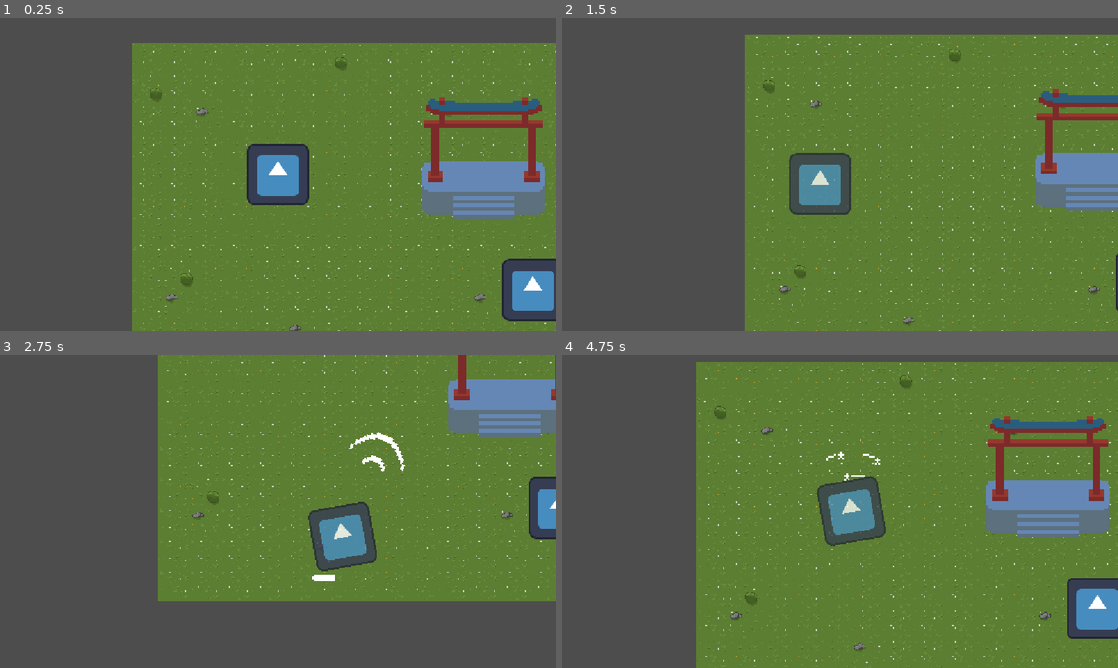
Above: before the commit, frames 1-4 (two rows, left to right).
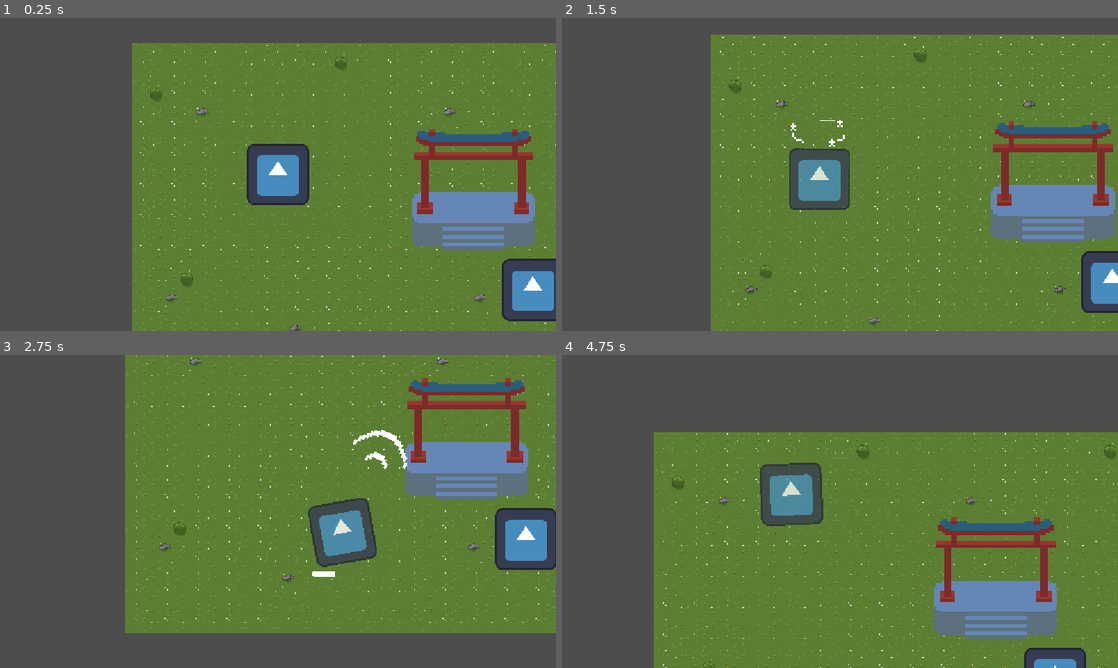
Above: after the commit, the same moments.

Repository: CplCanuck/mru-hacks-2026
Game: Godot game, scene res://assets/scenes/main.tscn
The game is run twice, just before and just after one commit, with the same random seed, the same clock (stepped at 60 frames per second) and the same inputs. The engine's default icon, where the game draws it, is replaced by a stand-in: a white triangle on a blue panel in a dark square. Sound files missing from this copy of the repository are replaced by a short silence.
Inputs (mouse positions are in pixels of both pictures, inside the frame that each line leads up to):
- Up to frame 1 (0.25 s): no input
- Up to frame 2 (1.5 s): tap Enter at 0.5 s; move the mouse to (962, 158) at 0.52 s; hold D (right) 0.53-1.28 s; tap F (interact) at 0.6 s; tap R (test, bound only after the commit) at 0.8, 1.35 s; move the mouse to (728, 190) at 1.27 s; hold S (down) from 1.28 s (still down)
- Up to frame 3 (2.75 s): tap F (interact) at 1.55 s; move the mouse to (333, 442) at 2.02 s; release S (down) at 2.03 s; hold D (right) from 2.03 s (still down); click (333, 442) at 2.1 s; tap R (test, bound only after the commit) at 2.3 s
- Up to frame 4 (4.75 s): move the mouse to (812, 574) at 2.77 s; release D (right) at 2.78 s; hold W (up) 2.78-3.53 s; tap F (interact) at 2.85, 4.35 s; move the mouse to (1006, 558) at 3.52 s; hold A (left) from 3.53 s (still down); tap R (test, bound only after the commit) at 3.6 s; move the mouse to (673, 464) at 4.27 s

The runs differ from the first frame. In frame 1, 8.7% of the frame differs, in the area x 74-98%, y 25-75%; in frame 2, 17%; in frame 3, 25%; in frame 4, 40%, in the area x 16-100%, y 2-100%.

Commit message:
Implement Generic Interact

Diff:
--- a/assets/objects/player.gd
+++ b/assets/objects/player.gd
@@ -25,7 +25,7 @@
 
 func _process(_delta: float) -> void:
 	# Change out for enemy hit once we have enemies
-	if Input.is_action_just_pressed("interact"):
+	if Input.is_action_just_pressed("test"):
 		handle_damage(global_position.direction_to(get_global_mouse_position()).normalized())
 
 	if is_invincible:
--- a/assets/objects/player.tscn
+++ b/assets/objects/player.tscn
@@ -190,6 +190,7 @@
 
 [node name="player" type="CharacterBody2D" unique_id=1106833625]
 collision_layer = 9
+collision_mask = 0
 script = ExtResource("1_5pvfp")
 
 [node name="CollisionShape2D" type="CollisionShape2D" parent="." unique_id=733966564]
@@ -240,6 +241,7 @@
 offset_bottom = 100.0
 texture_progress = ExtResource("4_6r1sy")
 script = ExtResource("4_jssbp")
+metadata/_edit_use_anchors_ = true
 
 [node name="Hurtbox" type="Area2D" parent="." unique_id=1777865291]
 collision_layer = 0
--- /dev/null
+++ b/assets/objects/shrine.gd
@@ -0,0 +1,32 @@
+extends Node2D
+
+@export var trees : Array[Node2D] = []
+
+@onready var interact_prompt: Control = $"Interact Prompt"
+
+var interact_is_active = false
+
+
+
+# Called when the node enters the scene tree for the first time.
+func _ready() -> void:
+	pass # Replace with function body.
+
+
+# Called every frame. 'delta' is the elapsed time since the previous frame.
+func _process(_delta: float) -> void:
+	if interact_is_active && Input.is_action_just_pressed("interact"):
+		print("Interact!")
+	pass
+
+
+func _on_interact_area_body_entered(_body: Node2D) -> void:
+	interact_is_active = true
+	interact_prompt.visible = true
+	pass
+
+
+func _on_interact_area_body_exited(_body: Node2D) -> void:
+	interact_is_active = false
+	interact_prompt.visible = false
+	pass # Replace with function body.
--- /dev/null
+++ b/assets/objects/shrine.tscn
@@ -0,0 +1,53 @@
+[gd_scene format=3 uid="uid://s6wkv24u7q37"]
+
+[ext_resource type="Texture2D" uid="uid://vcfmna6nsw54" path="res://assets/sprites/Shrine.png" id="1_rtksp"]
+[ext_resource type="Script" uid="uid://fq7sqe38xi5c" path="res://assets/objects/shrine.gd" id="1_v7yc1"]
+[ext_resource type="Texture2D" uid="uid://vwnb4pxhncoe" path="res://assets/sprites/interact-circle.png" id="3_505vx"]
+
+[sub_resource type="CircleShape2D" id="CircleShape2D_bi8p6"]
+radius = 50.0
+
+[node name="Shrine" type="Node2D" unique_id=35282369]
+script = ExtResource("1_v7yc1")
+
+[node name="Shrine" type="Sprite2D" parent="." unique_id=251930342]
+position = Vector2(0, 20)
+scale = Vector2(4, 4)
+texture = ExtResource("1_rtksp")
+
+[node name="Interact Area" type="Area2D" parent="." unique_id=1682713908]
+collision_layer = 0
+collision_mask = 8
+
+[node name="CollisionShape2D" type="CollisionShape2D" parent="Interact Area" unique_id=1225315739]
+position = Vector2(0, 20)
+shape = SubResource("CircleShape2D_bi8p6")
+
+[node name="Interact Prompt" type="Control" parent="." unique_id=28566592]
+visible = false
+layout_mode = 3
+anchors_preset = 0
+offset_right = 40.0
+offset_bottom = 40.0
+
+[node name="TextureRect" type="TextureRect" parent="Interact Prompt" unique_id=28625671]
+layout_mode = 0
+offset_left = -40.0
+offset_top = -180.0
+offset_right = 40.0
+offset_bottom = -100.0
+texture = ExtResource("3_505vx")
+
+[node name="Label" type="Label" parent="Interact Prompt" unique_id=2052283591]
+layout_mode = 0
+offset_left = -21.0
+offset_top = -165.0
+offset_right = 21.0
+offset_bottom = -116.0
+theme_override_colors/font_color = Color(0, 0, 0, 1)
+text = "Press
+\"F\""
+horizontal_alignment = 1
+
+[connection signal="body_entered" from="Interact Area" to="." method="_on_interact_area_body_entered"]
+[connection signal="body_exited" from="Interact Area" to="." method="_on_interact_area_body_exited"]
--- a/assets/scenes/main.tscn
+++ b/assets/scenes/main.tscn
@@ -4,7 +4,7 @@
 [ext_resource type="Script" uid="uid://dvghrtpc5mq4p" path="res://assets/scenes/main_camera_2d.gd" id="1_sfrgt"]
 [ext_resource type="PackedScene" uid="uid://cj6xy7mulabb6" path="res://assets/objects/enemy.tscn" id="2_dfgan"]
 [ext_resource type="PackedScene" uid="uid://bqhjiiceuhlyx" path="res://assets/objects/player.tscn" id="3_sfrgt"]
-[ext_resource type="Texture2D" uid="uid://vcfmna6nsw54" path="res://assets/sprites/Shrine.png" id="5_etxf0"]
+[ext_resource type="PackedScene" uid="uid://s6wkv24u7q37" path="res://assets/objects/shrine.tscn" id="5_etxf0"]
 
 [sub_resource type="TileSetAtlasSource" id="TileSetAtlasSource_dfgan"]
 texture = ExtResource("1_kpi06")
@@ -34,7 +34,5 @@
 [node name="player" parent="." unique_id=1106833625 instance=ExtResource("3_sfrgt")]
 position = Vector2(303, 272)
 
-[node name="Shrine" type="Sprite2D" parent="." unique_id=1330938681]
-position = Vector2(729, 236)
-scale = Vector2(4, 4)
-texture = ExtResource("5_etxf0")
+[node name="Shrine" parent="." unique_id=35282369 instance=ExtResource("5_etxf0")]
+position = Vector2(708, 281)
--- a/project.godot
+++ b/project.godot
@@ -29,25 +29,21 @@
 up={
 "deadzone": 0.2,
 "events": [Object(InputEventKey,"resource_local_to_scene":false,"resource_name":"","device":-1,"window_id":0,"alt_press …(192 unchanged characters)…
-, Object(InputEventKey,"resource_local_to_scene":false,"resource_name":"","device":-1,"window_id":0,"alt_pressed":false,"shift_pressed":false,"ctrl_pressed":false,"meta_pressed":false,"pressed":false,"keycode":0,"physical_keycode":4194320,"key_label":0,"unicode":0,"location":0,"echo":false,"script":null)
 ]
 }
 down={
 "deadzone": 0.2,
 "events": [Object(InputEventKey,"resource_local_to_scene":false,"resource_name":"","device":-1,"window_id":0,"alt_press …(192 unchanged characters)…
-, Object(InputEventKey,"resource_local_to_scene":false,"resource_name":"","device":-1,"window_id":0,"alt_pressed":false,"shift_pressed":false,"ctrl_pressed":false,"meta_pressed":false,"pressed":false,"keycode":0,"physical_keycode":4194322,"key_label":0,"unicode":0,"location":0,"echo":false,"script":null)
 ]
 }
 left={
 "deadzone": 0.2,
 "events": [Object(InputEventKey,"resource_local_to_scene":false,"resource_name":"","device":-1,"window_id":0,"alt_press …(191 unchanged characters)…
-, Object(InputEventKey,"resource_local_to_scene":false,"resource_name":"","device":-1,"window_id":0,"alt_pressed":false,"shift_pressed":false,"ctrl_pressed":false,"meta_pressed":false,"pressed":false,"keycode":0,"physical_keycode":4194319,"key_label":0,"unicode":0,"location":0,"echo":false,"script":null)
 ]
 }
 right={
 "deadzone": 0.2,
 "events": [Object(InputEventKey,"resource_local_to_scene":false,"resource_name":"","device":-1,"window_id":0,"alt_press …(192 unchanged characters)…
-, Object(InputEventKey,"resource_local_to_scene":false,"resource_name":"","device":-1,"window_id":0,"alt_pressed":false,"shift_pressed":false,"ctrl_pressed":false,"meta_pressed":false,"pressed":false,"keycode":0,"physical_keycode":4194321,"key_label":0,"unicode":0,"location":0,"echo":false,"script":null)
 ]
 }
 attack={
@@ -58,6 +54,11 @@
 interact={
 "deadzone": 0.2,
 "events": [Object(InputEventKey,"resource_local_to_scene":false,"resource_name":"","device":-1,"window_id":0,"alt_press …(192 unchanged characters)…
+]
+}
+test={
+"deadzone": 0.2,
+"events": [Object(InputEventKey,"resource_local_to_scene":false,"resource_name":"","device":-1,"window_id":0,"alt_pressed":false,"shift_pressed":false,"ctrl_pressed":false,"meta_pressed":false,"pressed":false,"keycode":0,"physical_keycode":82,"key_label":0,"unicode":114,"location":0,"echo":false,"script":null)
 ]
 }
 
Not shown, added: assets/objects/shrine.gd.uid
Binary file added: assets/sprites/interact-circle.png
Not shown, added: assets/sprites/interact-circle.png.import
